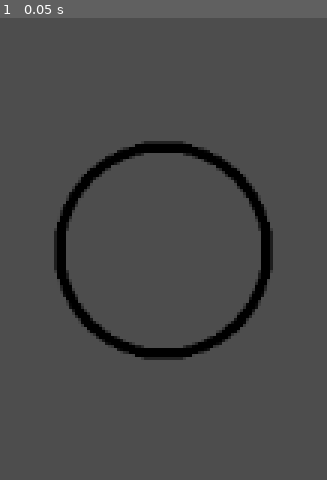
Above: before the commit, frame 1.
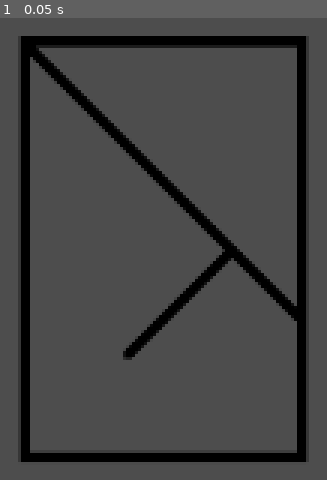
Above: after the commit, the same moment.

Repository: CattacoCattaco/Wizard-Amnesiac
Game: Godot game, scene res://main/main.tscn
The game is run twice, just before and just after one commit, with the same random seed, the same clock (stepped at 60 frames per second) and the same inputs.
Inputs:
- Up to frame 1 (0.05 s): no input

The runs differ from the first frame. In frame 1, 17% of the frame differs, in the area x 6-94%, y 3-97%.

Commit message:
Add Symbols
Symbols are Node2D's that have an overridden _draw() function to display one of the six symbols inscribed in a circle or a rectangle

Diff:
--- a/main/main.tscn
+++ b/main/main.tscn
@@ -6,5 +6,7 @@
 
 [node name="Symbol" type="Node2D" parent="."]
 script = ExtResource("1_53q0u")
+size = 200
+symbol = 1
 
 [node name="Camera2D" type="Camera2D" parent="."]
--- a/symbol.gd
+++ b/symbol.gd
@@ -1,7 +1,126 @@
+@tool
+class_name Symbol
 extends Node2D
+
+enum SymbolType {
+	HOPE,
+	STABILITY,
+	LOVE,
+	LOSS,
+	ENTROPY,
+	CURIOSITY,
+}
+
+@export var size: int = 100:
+	set(value):
+		size = value
+		queue_redraw()
+
+@export var is_square: bool = true:
+	set(value):
+		is_square = value
+		queue_redraw()
+
+@export var symbol: SymbolType = SymbolType.HOPE:
+	set(value):
+		symbol = value
+		queue_redraw()
+
+@export var update: bool = false:
+	set(value):
+		update = false
+		queue_redraw()
+
+var symbol_lines: Line2D
+
+
+func _ready() -> void:
+	symbol_lines = Line2D.new()
+	add_child(symbol_lines)
+
+	symbol_lines.default_color = Color.BLACK
+	symbol_lines.width = 5
+
+	symbol_lines.begin_cap_mode = Line2D.LINE_CAP_ROUND
+	symbol_lines.end_cap_mode = Line2D.LINE_CAP_ROUND
+	symbol_lines.joint_mode = Line2D.LINE_JOINT_ROUND
+
+
+func _draw() -> void:
+	if is_square:
+		var corners: PackedVector2Array
+
+		if symbol == SymbolType.STABILITY:
+			corners = PackedVector2Array([
+				Vector2(-size / 3.0, -size / 2.0),
+				Vector2(-size / 3.0, size / 2.0),
+				Vector2(size / 3.0, size/ 2.0),
+				Vector2(size / 3.0, -size / 2.0),
+				Vector2(-size / 3.0, -size / 2.0),
+			])
+		else:
+			corners = PackedVector2Array([
+				Vector2(-size / 2.0, -size / 2.0),
+				Vector2(-size / 2.0, size / 2.0),
+				Vector2(size / 2.0, size/ 2.0),
+				Vector2(size / 2.0, -size / 2.0),
+				Vector2(-size / 2.0, -size / 2.0),
+			])
+
+		draw_polyline(corners, Color.BLACK, 5)
+	else:
+		draw_circle(Vector2(0, 0), size / 2.0, Color.BLACK, false, 5)
+
+	draw_symbol()
+
+
+func draw_symbol() -> void:
+	match symbol:
+		SymbolType.HOPE:
+			draw_hope()
+		SymbolType.STABILITY:
+			draw_stability()
+
+
+func draw_hope() -> void:
+	var vertices: PackedVector2Array
+	if is_square:
+		vertices = PackedVector2Array([
+			Vector2(-size / 2.0, size / 2.0),
+			Vector2(0, 0),
+			Vector2(size / 2.0, size / 2.0),
+			Vector2(size / 2.0 * 0.6, -size / 2.0 * 0.6),
+			Vector2(size / 2.0 * 0.2, -size / 2.0 * 0.2),
+		])
+	else:
+		vertices = PackedVector2Array([
+			Vector2(-size / 2.0 * cos(PI / 4), size / 2.0 * sin(PI / 4)),
+			Vector2(0, 0),
+			Vector2(size / 2.0 * cos(PI / 4), size / 2.0 * sin(PI / 4)),
+			Vector2(size / 2.0 * cos(PI / 4), -size / 2.0 * sin(PI / 4)),
+			Vector2(size / 2.0 * 0.3, -size / 2.0 * 0.3),
+		])
+
+	symbol_lines.points = vertices
 
 
 
+func draw_stability() -> void:
+	var vertices: PackedVector2Array
+	if is_square:
+		vertices = PackedVector2Array([
+			Vector2(-size / 3.0, -size / 2.0),
+			Vector2(size / 3.0, size / 6.0),
+			Vector2(size / 6.0, 0),
+			Vector2(-size / 12.0, size / 4.0),
+		])
+	else:
+		vertices = PackedVector2Array([
+			Vector2(-size / 2.0 * cos(PI / 4), size / 2.0 * sin(PI / 4)),
+			Vector2(0, 0),
+			Vector2(size / 2.0 * cos(PI / 4), size / 2.0 * sin(PI / 4)),
+			Vector2(size / 2.0 * cos(PI / 4), -size / 2.0 * sin(PI / 4)),
+			Vector2(size / 2.0 * 0.3, -size / 2.0 * 0.3),
+		])
 
-func _draw() -> void:
-	draw_circle(Vector2(0, 0), 50, Color.BLACK, false, 5)
+	symbol_lines.points = vertices
